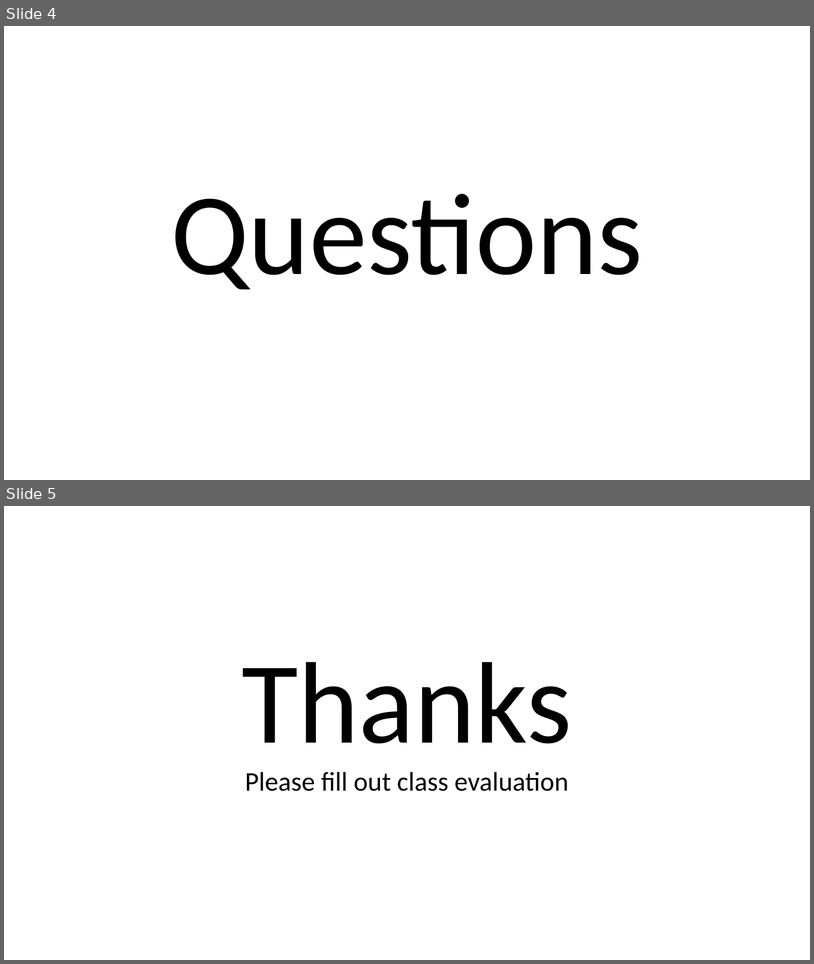
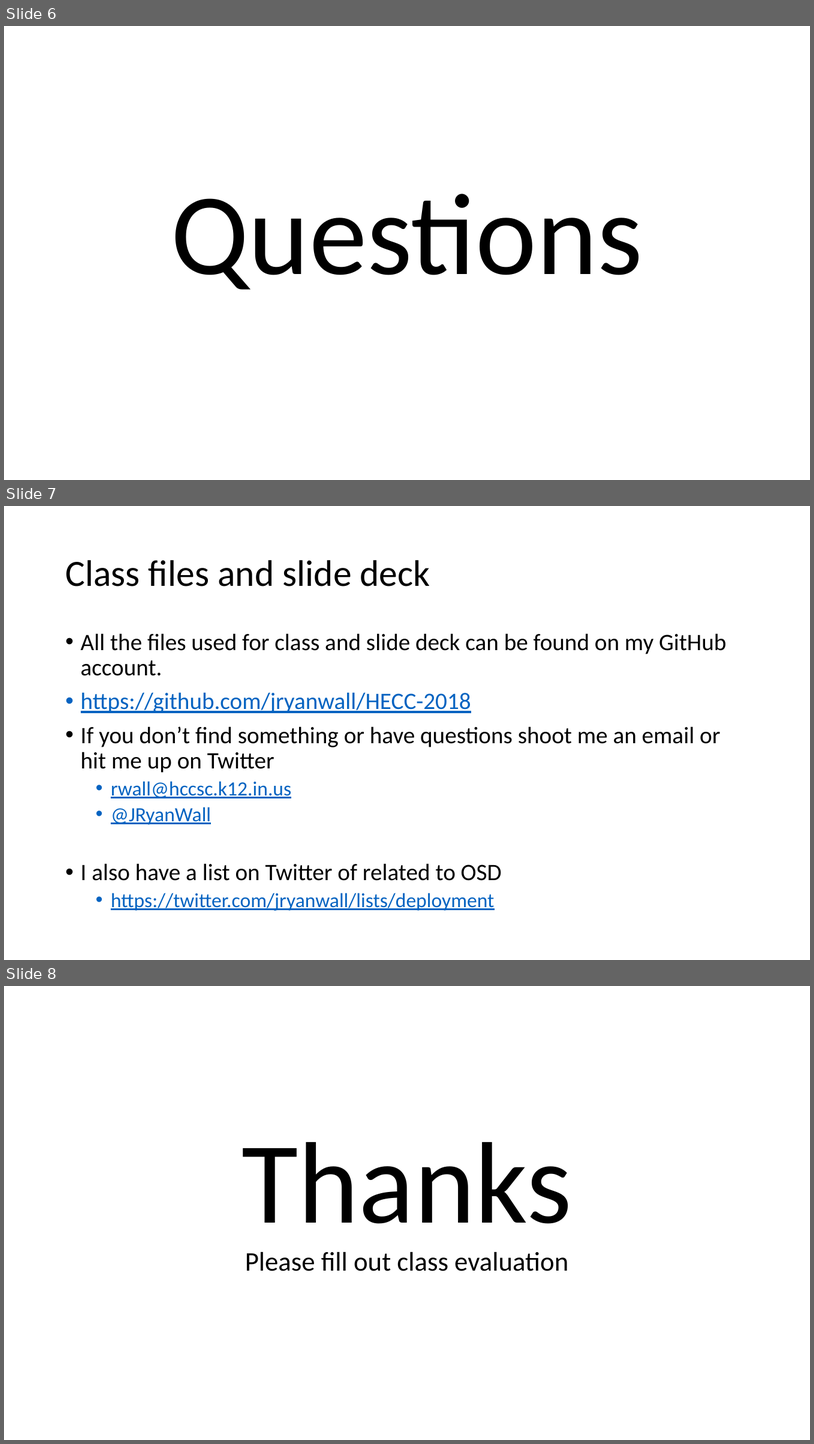
Before and after one commit to fydexx/HECC-2018, a slide deck: Part_01/Section03.pptx. Shown one above the other, each under a label of ours: slides 4 and 5 before the commit, slides 6, 7 and 8 after it. The pictures are 814x964 and 814x1444 pixels, drawn with LibreOffice and Linux fonts; fonts in the diff are those of the drawing. Boxes give left, top, right and bottom in pixels: in the first picture for what was removed or moved away, otherwise in the second. Text is boxed around its words. In the diff, an @@ line names an element or a change of style, - is before the commit and + after.

```diff
--- a/Part_01/Section03.pptx
+++ b/Part_01/Section03.pptx
@@ slide 7 added at box(4, 506, 810, 960), background #FFFFFF @@
@@ title added at box(65, 560, 431, 586), 44 pt, text #000000 @@
+Class files and slide deck
@@ text added at box(81, 633, 726, 910), 28 pt, text #000000 @@
+• All the files used for class and slide deck can be found on my GitHub account.
+• https://github.com/jryanwall/HECC-2018
+• If you don’t find something or have questions shoot me an email or hit me up on Twitter
+  • rwall@hccsc.k12.in.us
+  • @JRyanWall
+• I also have a list on Twitter of related to OSD
+  • https://twitter.com/jryanwall/lists/deployment
@@ what was slide 4 is now slide 6 @@
@@ what was slide 5 is now slide 8 @@
```
Also in this commit, not shown: 1 slide changed, 2 other slides added.
